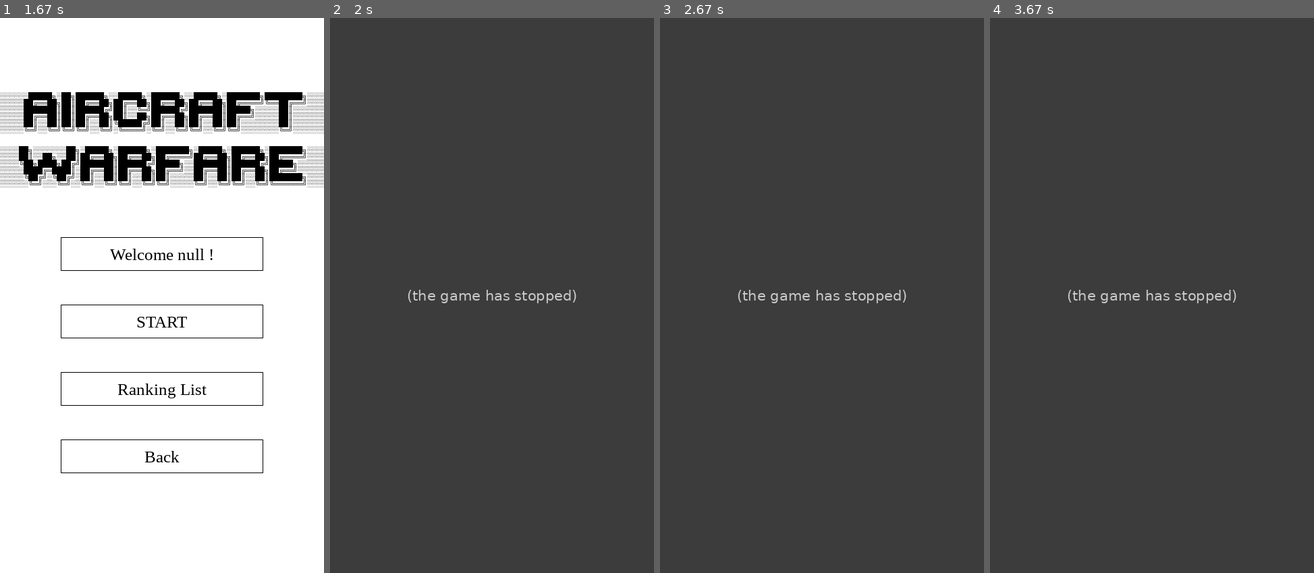
Above: before the commit, frames 1-4 (left to right).
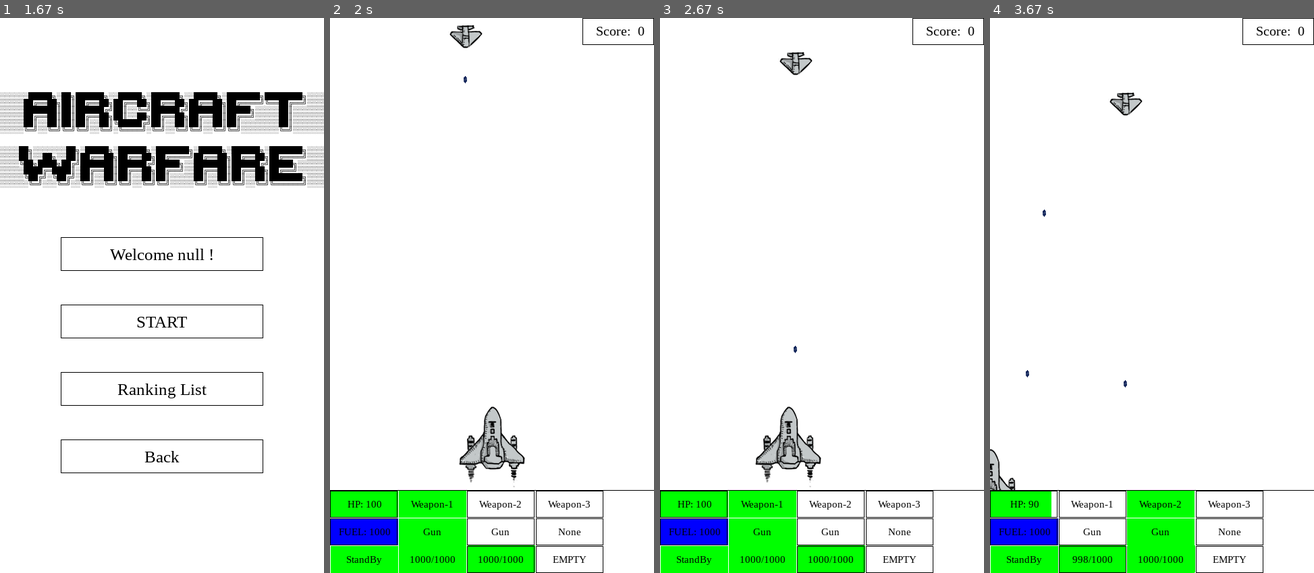
Above: after the commit, the same moments.

Repository: Twilight-lxy/aircraft-warfare
Game: pygame game, started from main.py
The game is run twice, just before and just after one commit, with the same random seed, the same clock (stepped at 60 frames per second) and the same inputs.
Inputs:
- Up to frame 1 (1.67 s): hold Right from 1.33 s (still down)
- Up to frame 2 (2 s): release Right at 1.8 s; click "START" at 1.88 s
- Up to frame 3 (2.67 s): tap Shift at 2.17 s; hold Left from 2.5 s (still down)
- Up to frame 4 (3.67 s): release Left at 3.03 s; hold Down 3.07-3.37 s; tap J at 3.13, 3.47 s; hold Left from 3.4 s (still down); tap 2 at 3.55 s

Frame 1 is identical in both runs. In frame 2, 100% of the frame differs, in the area x 0-100%, y 0-100%; in frame 3, 100%; in frame 4, 100%.
Before the commit the program exited at 1.88 s; later frames show no game.

Commit message:
主要功能开发完成

Diff:
--- a/src/classes/Aircraft.py
+++ b/src/classes/Aircraft.py
@@ -1,3 +1,4 @@
+import random
 import pygame
 from src.classes.AircraftWeapon import AircraftWeapon
 from src.classes.MobileEntity import MobileEntity
@@ -36,15 +37,6 @@
         self.normalWeapon.updateLoadedXY(self.getMidX(), self.getMidY())
         self.normalWeapon.openFire()
 
-    def hit(self, hitAim):
-        if hitAim.iFF == self.iFF:
-            return
-        hitAim.allRes.updateValue(
-            CONSTANTS.HP,
-            hitAim.allRes.getValue(CONSTANTS.HP)
-            - self.allRes.getValue(CONSTANTS.DAMAGEVALUE),
-        )
-
     def setAutoUseWeapon(self, isAutoUseWeapon: bool):
         self.isAutoUseWeapon = isAutoUseWeapon
 
--- a/src/classes/AircraftWeapon.py
+++ b/src/classes/AircraftWeapon.py
@@ -21,6 +21,8 @@
         self.weaponBullet = None
         self.fullbulltNum = allRes.getValue(CONSTANTS.BULLETNUM)
         self.bulltNum = allRes.getValue(CONSTANTS.BULLETNUM)
+        self.fireInterval = self.allRes.getValue(CONSTANTS.FIREINTERVAL)
+
     def updateLoadedXY(self, loadedX: int, loadedY: int):
         self.loadedX = loadedX
         self.loadedY = loadedY
@@ -29,9 +31,8 @@
         return self.weaponBullet.createCopy()
 
     def openFire(self):
-        bulletSpeed = self.allRes.getValue(CONSTANTS.FIREINTERVAL)
         nowtime=pygame.time.get_ticks()
-        if nowtime - self.lastOpenFireTick > bulletSpeed and self.bulltNum>0:
+        if nowtime - self.lastOpenFireTick > self.fireInterval and self.bulltNum>0:
             newBullet = self.getNewWeaponBullet()
             newBullet.moveTo(self.loadedX,self.loadedY)
             CONSTANTS.weaponBulletGroup.add(newBullet)
--- a/src/classes/MobileEntity.py
+++ b/src/classes/MobileEntity.py
@@ -28,16 +28,18 @@
         self.deathing = -1
         self.autoDeathOn = False
         self.lastdeath = 0
-
+        self.HP = self.allRes.getValue(CONSTANTS.HP)
+        self.fullHp = self.allRes.getValue(CONSTANTS.HP)
+        self.damageValue=self.allRes.getValue(CONSTANTS.DAMAGEVALUE)
     def setAutoMove(
-        self, autoMoveOn: bool = True, autoMoveSpeedX: int = 0, autoMoveSpeedY: int = 1
+        self, autoMoveOn: bool = True, autoMoveSpeedX: int = 0, autoMoveSpeedY: int = 0
     ):
         self.autoMoveOn = autoMoveOn
         x = self.allRes.getValue(CONSTANTS.AUTOMOVESPEEDX)
         y = self.allRes.getValue(CONSTANTS.AUTOMOVESPEEDY)
-        if x != -1:
+        if x != -1 and autoMoveSpeedX == 0:
             autoMoveSpeedX = x
-        if y != -1:
+        if y != -1 and autoMoveSpeedY == 0:
             autoMoveSpeedY = y
         self.autoMoveSpeedX = autoMoveSpeedX
         self.autoMoveSpeedY = autoMoveSpeedY
@@ -121,7 +123,7 @@
             isOUT = True
         elif self.Y + self.rect.height / 2 >= CONSTANTS.HEIGHT:
             isOUT = True
-        if isOUT or self.allRes.getValue(CONSTANTS.HP) <= 0:
+        if isOUT or self.HP <= 0:
             self.death()
 
     def setAutoDeath(self, autoDeath: bool):
@@ -140,4 +142,6 @@
         return newCopy
 
     def hit(self, hitAim):
-        pass
+        if hitAim.iFF == self.iFF:
+            return
+        hitAim.HP -= self.damageValue
--- a/src/classes/WeaponBullet.py
+++ b/src/classes/WeaponBullet.py
@@ -29,12 +29,3 @@
         newCopy.setAutoDeath(True)
         newCopy.__class__ = WeaponBullet
         return newCopy
-
-    def hit(self, hitAim):
-        if hitAim.iFF == self.iFF:
-            return
-        hitAim.allRes.updateValue(
-            CONSTANTS.HP,
-            hitAim.allRes.getValue(CONSTANTS.HP)
-            - self.allRes.getValue(CONSTANTS.DAMAGEVALUE),
-        )
--- a/src/enitiy/hero.py
+++ b/src/enitiy/hero.py
@@ -18,10 +18,16 @@
             ).copyAllResourceDict(),
         )
         self.moveTo(CONSTANTS.WIDTH / 2, CONSTANTS.HEIGHT - self.rect.height / 2)
+        weapon1=AircraftGun(True, self.getMidX(), self.getMidY())
+        weapon1.fireInterval = 100
         self.weaponList = [None,weapon1,AircraftGun(True, self.getMidX(), self.getMidY())]
         self.nowWeapon = 1
         self.normalWeapon = self.weaponList[1]
         # self.setAutoDeath(True)
+        self.speed = self.allRes.getValue(CONSTANTS.MOVESPEED)
+        self.fullfuel = self.allRes.getValue(CONSTANTS.HIGHSPEEDMOVEFUEL)
+        self.fuel = self.allRes.getValue(CONSTANTS.HIGHSPEEDMOVEFUEL)
+        self.highSpeedMoveSpeed= self.allRes.getValue(CONSTANTS.HIGHSPEEDMOVESPEED)
 
     def loadHeroAllResource() -> AllResourceDict:
         allRes = AllResourceDict()
@@ -66,12 +72,11 @@
             self.normalWeapon = self.weaponList[3]
 
         self.changeImage(CONSTANTS.NORMALIMAGE)
-        speed = self.allRes.getValue(CONSTANTS.MOVESPEED)
-        fuel = self.allRes.getValue(CONSTANTS.HIGHSPEEDMOVEFUEL)
         ismove = False
         isInHighSpeed = False
-        if isDowm(CONSTANTS.HIGHSPEEDCONTROKEYLIST, keyPressedList) and fuel > 0:
-            speed += self.allRes.getValue(CONSTANTS.HIGHSPEEDMOVESPEED)
+        speed = self.speed
+        if isDowm(CONSTANTS.HIGHSPEEDCONTROKEYLIST, keyPressedList) and self.fuel > 0:
+            speed += self.highSpeedMoveSpeed
             isInHighSpeed = True
         if isDowm(CONSTANTS.LEFTCONTROKEYLIST, keyPressedList):
             self.move(x=self.X - speed)
@@ -88,7 +93,7 @@
         if isInHighSpeed:
             self.changeImage(CONSTANTS.HIGHSPEEDIMAGE)
             if ismove:
-                self.allRes.updateValue(CONSTANTS.HIGHSPEEDMOVEFUEL, fuel - 1)
+                self.fuel-=1
         if isDowm(CONSTANTS.FIRECONTROKEYLIST, keyPressedList):
             self.useWeapon()
 
@@ -112,7 +117,7 @@
             self.weaponList[id].bulltNum,
             self.weaponList[id].fullbulltNum,
             self.weaponList[id].lastOpenFireTick,
-            self.weaponList[id].allRes.getValue(CONSTANTS.FIREINTERVAL),
+            self.weaponList[id].fireInterval,
         )
 
         return info
--- a/src/enitiy/normalBullet.py
+++ b/src/enitiy/normalBullet.py
@@ -17,10 +17,11 @@
     ):
         super().__init__(iFF, CONSTANTS.superResourceDict.getResource(CONSTANTS.NORMALBULLET).copyAllResourceDict())
         self.moveTo(FireX, FireY)
+        self.setAutoMove(True)
         if iFF == True:
-            self.allRes.updateValue(CONSTANTS.AUTOMOVESPEEDX, self.allRes.getValue(CONSTANTS.AUTOMOVESPEEDX) * -1)
-            self.allRes.updateValue(CONSTANTS.AUTOMOVESPEEDY, self.allRes.getValue(CONSTANTS.AUTOMOVESPEEDY) * -1)
-        self.setAutoMove(True)
+            self.autoMoveSpeedX*=-1
+            self.autoMoveSpeedY*=-1
+
 
     def loadNormalBulletAllResource() -> AllResourceDict:
         allRes = AllResourceDict()
@@ -30,7 +31,7 @@
         allRes.addValue(CONSTANTS.AUTOMOVESPEEDY, 10)
         allRes.addValue(CONSTANTS.DEATHIMAGENUM, 0)
         allRes.addValue(CONSTANTS.HP, 10)
-        allRes.addValue(CONSTANTS.DAMAGEVALUE, 1000)
+        allRes.addValue(CONSTANTS.DAMAGEVALUE, 10)
         allRes.addValue(CONSTANTS.NAME, "Normal")
         return allRes
 
--- a/src/enitiy/smallEnemy.py
+++ b/src/enitiy/smallEnemy.py
@@ -19,7 +19,7 @@
         self.normalWeapon = AircraftGun(False, self.getMidX(), self.Y)
         self.setAutoMove(True)
         self.setAutoDeath(True)
-        # self.setAutoUseWeapon(True)
+        self.setAutoUseWeapon(True)
 
     def loadSmallEnemyAllResource() -> AllResourceDict:
         allRes = AllResourceDict()
--- a/src/lib/MainGame.py
+++ b/src/lib/MainGame.py
@@ -59,13 +59,11 @@
 
 
 def doGroupCollode(aircraft, bullet):
-    if aircraft.allRes.getValue(CONSTANTS.HP) > 0:
+    if aircraft.HP > 0:
         aircraft.hit(bullet)
-        aircraft.update()
-    if aircraft.allRes.getValue(CONSTANTS.HP) > 0:
+    if aircraft.HP > 0:
         bullet.hit(aircraft)
-        bullet.update()
-    if aircraft.allRes.getValue(CONSTANTS.HP) <= 0:
+    if aircraft.HP <= 0 and aircraft.deathing == -1:
         addScore = aircraft.allRes.getValue(CONSTANTS.KILLSCORE)
         if addScore != -1:
             return addScore
@@ -94,14 +92,12 @@
         CONSTANTS.HEIGHT + 1,
         100,
         40,
-        CONSTANTS.superResourceDict.getResource(CONSTANTS.HEROAIRCRAFT).getValue(
-            CONSTANTS.HP
-        ),
-        hero.allRes.getValue(CONSTANTS.HP),
-    )
-    draw_text_box(
-        fontSize=15,
-        mess=" HP: " + str(hero.allRes.getValue(CONSTANTS.HP)),
+        hero.fullHp,
+        hero.HP,
+    )
+    draw_text_box(
+        fontSize=15,
+        mess=" HP: " + str(hero.HP),
         textBoxMidX=50,
         textBoxMidY=CONSTANTS.HEIGHT + 21,
         textBoxWidth=100,
@@ -114,15 +110,13 @@
         CONSTANTS.HEIGHT + 42,
         100,
         40,
-        CONSTANTS.superResourceDict.getResource(CONSTANTS.HEROAIRCRAFT).getValue(
-            CONSTANTS.HIGHSPEEDMOVEFUEL
-        ),
-        hero.allRes.getValue(CONSTANTS.HIGHSPEEDMOVEFUEL),
+        hero.fullfuel,
+        hero.fuel,
         color_full=CONSTANTS.BLUE,
     )
     draw_text_box(
         fontSize=15,
-        mess=" FUEL: " + str(hero.allRes.getValue(CONSTANTS.HIGHSPEEDMOVEFUEL)),
+        mess=" FUEL: " + str(hero.fuel),
         textBoxMidX=50,
         textBoxMidY=CONSTANTS.HEIGHT + 62,
         textBoxWidth=100,
